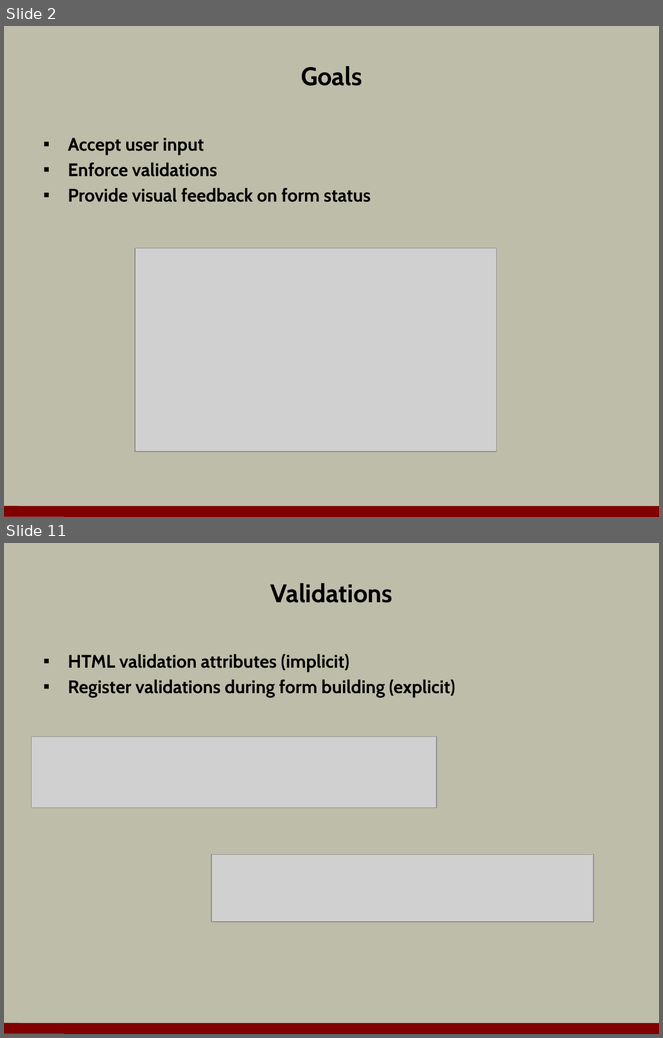
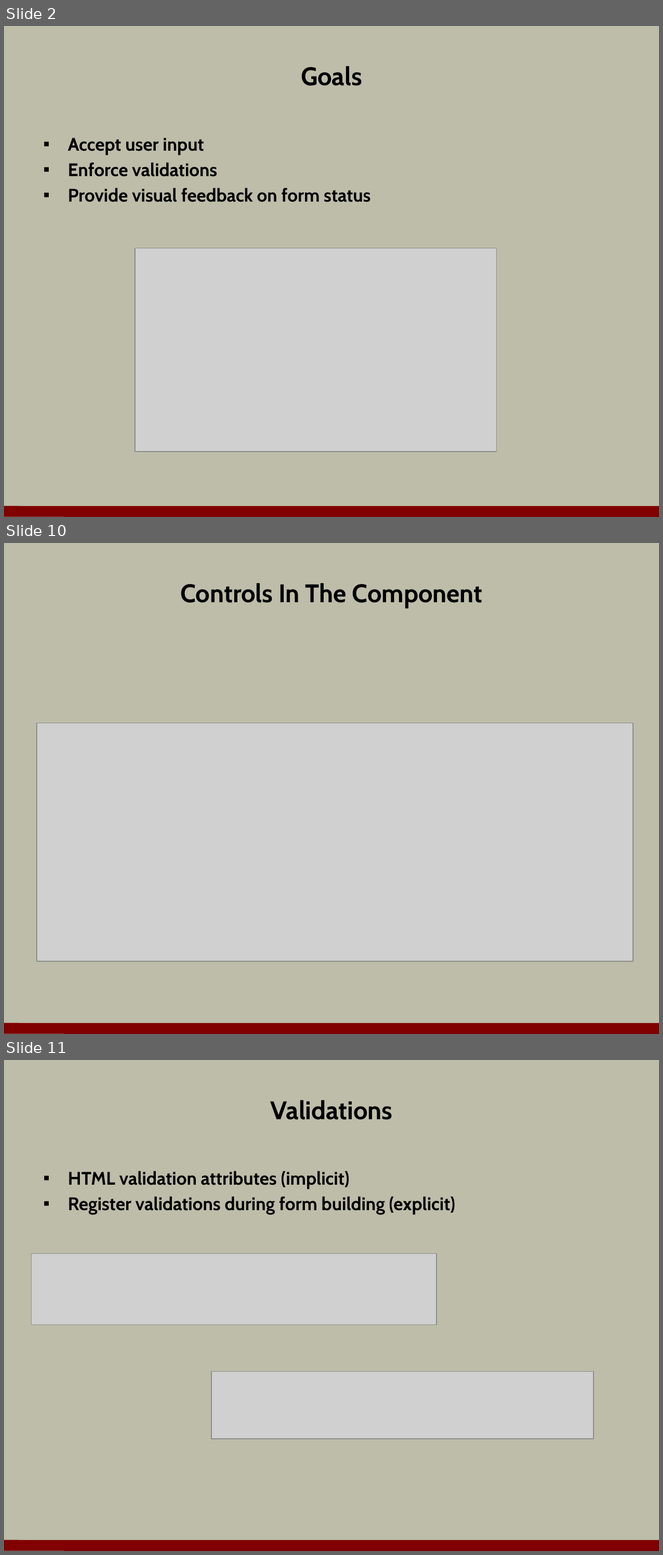
Before and after one commit to OdeToCode/classes, a slide deck: angular2/slides/06_forms.pptx. Shown one above the other, each under a label of ours: slides 2 and 11 before the commit, slides 2, 10 and 11 after it; the slides between them are not shown. The pictures are 663x1038 and 663x1555 pixels, drawn with LibreOffice and Linux fonts; fonts in the diff are those of the drawing; grey boxes stand for pictures; background and template pictures are left out. Boxes give left, top, right and bottom in pixels: in the first picture for what was removed or moved away, otherwise in the second. Text is boxed around its words. In the diff, an @@ line names an element or a change of style, - is before the commit and + after.

```diff
--- a/angular2/slides/06_forms.pptx
+++ b/angular2/slides/06_forms.pptx
@@ slide 10 added at [4, 543, 659, 1034], background #BDBDA9; not listed: 1 template element that a slide beside it also shows @@
@@ title added at [181, 583, 482, 608], 28 pt, text #000000, bold @@
+Controls In The Component
@@ picture added at [37, 723, 633, 962] @@
```
Also in this commit, not shown: 3 slides changed, 6 other slides added, 9 slides removed.
